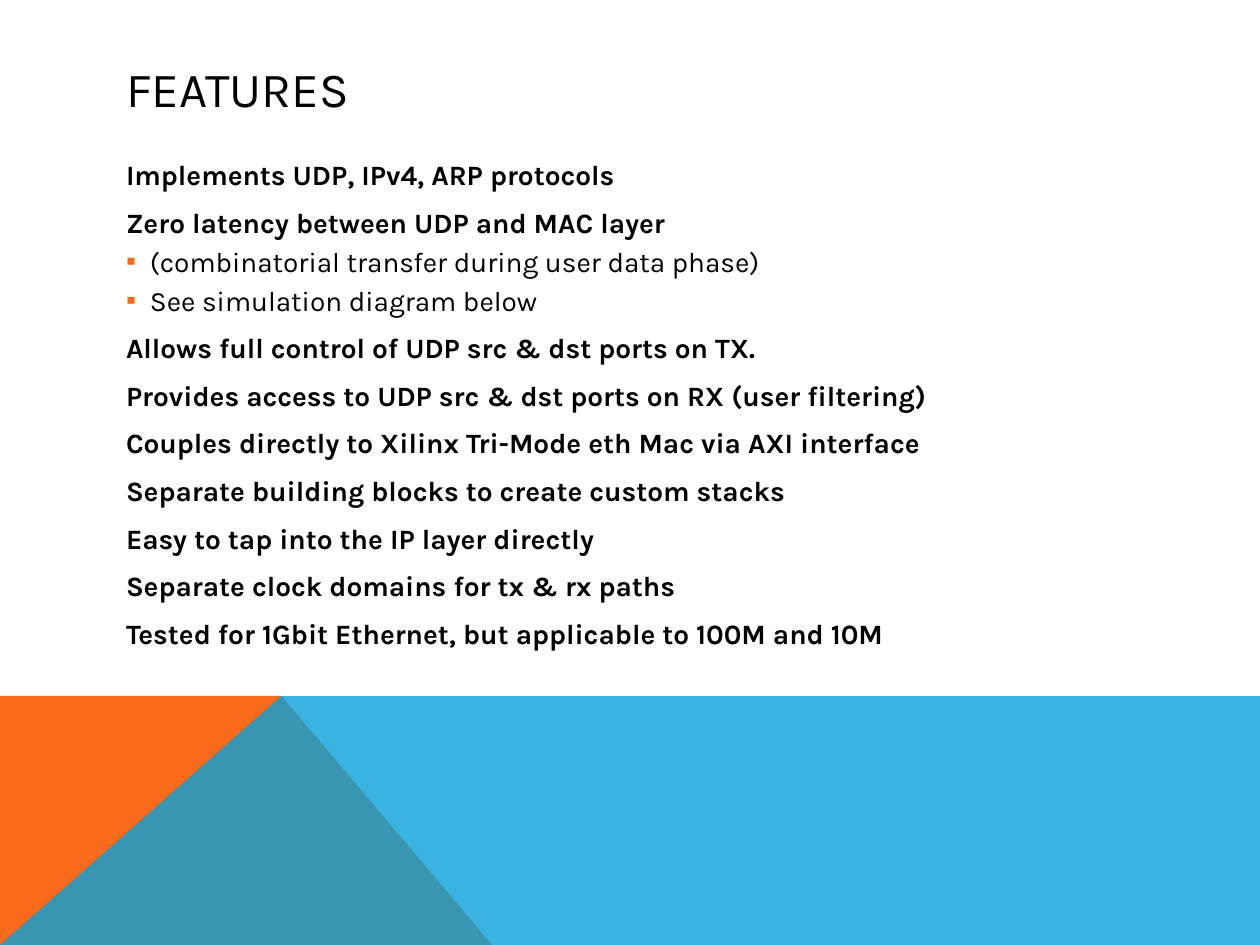
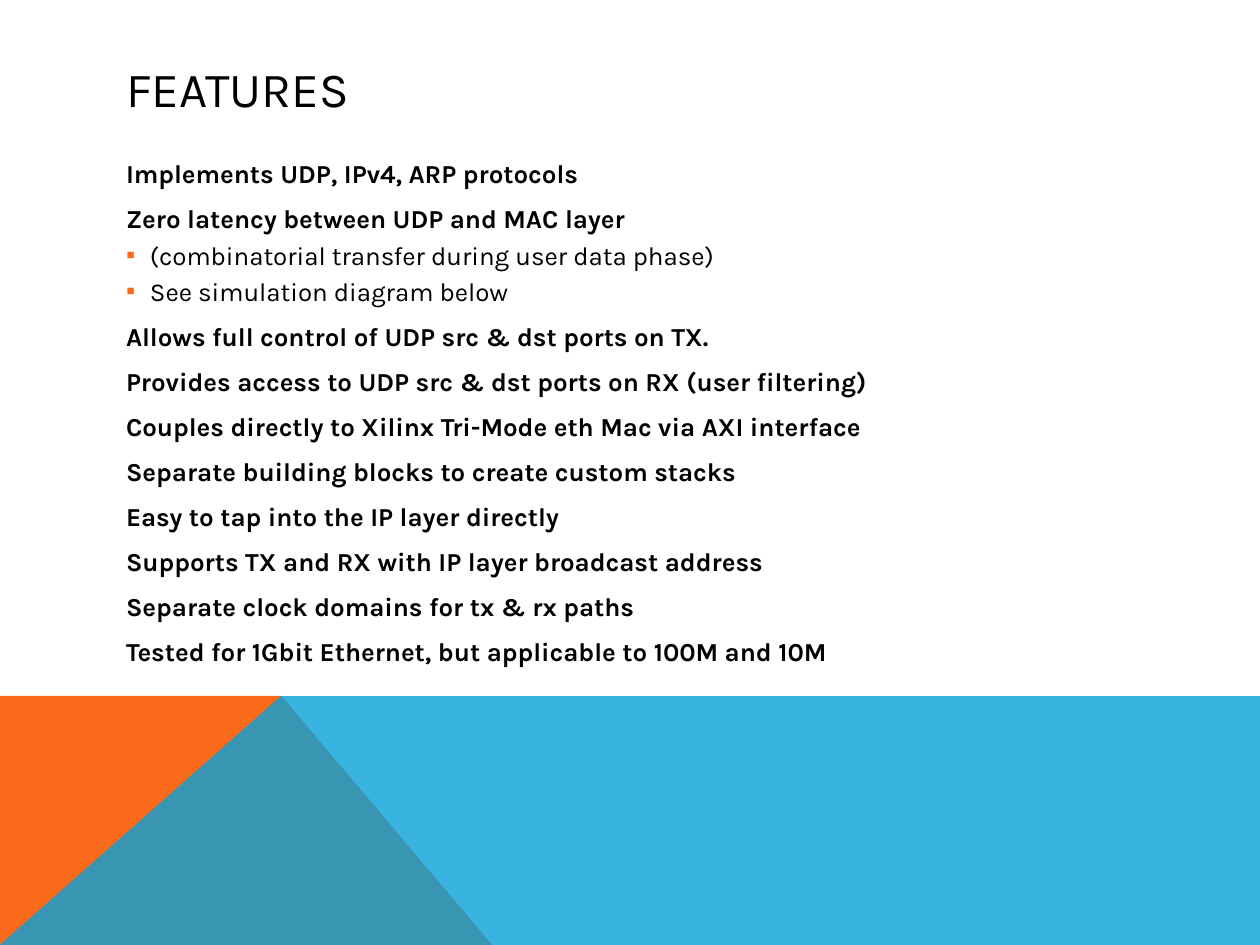
Before and after one commit to rsarwar87/udp_ip_core, a slide deck: slide 2 of doc/src/UDP_IP_Stack.pptx. Drawn at 1260x945 pixels with LibreOffice and Linux fonts; fonts in the diff are those of the drawing. Boxes give left, top, right and bottom in pixels: in the first picture for what was removed or moved away, otherwise in the second. Text is boxed around its words. In the diff, an @@ line names an element or a change of style, - is before the commit and + after.

Commit message:
Changes to implement handling of IP broadcast address on TX and RX.

```diff
--- a/doc/src/UDP_IP_Stack.pptx
+++ b/doc/src/UDP_IP_Stack.pptx
@@ text at [126, 165, 867, 667]: size 16 to 14.8 pt @@
@@ text at [126, 552, 763, 578]: paragraph added @@
+Supports TX and RX with IP layer broadcast address
```
Also in this commit, not shown: 3 other slides changed, 11 other files.
